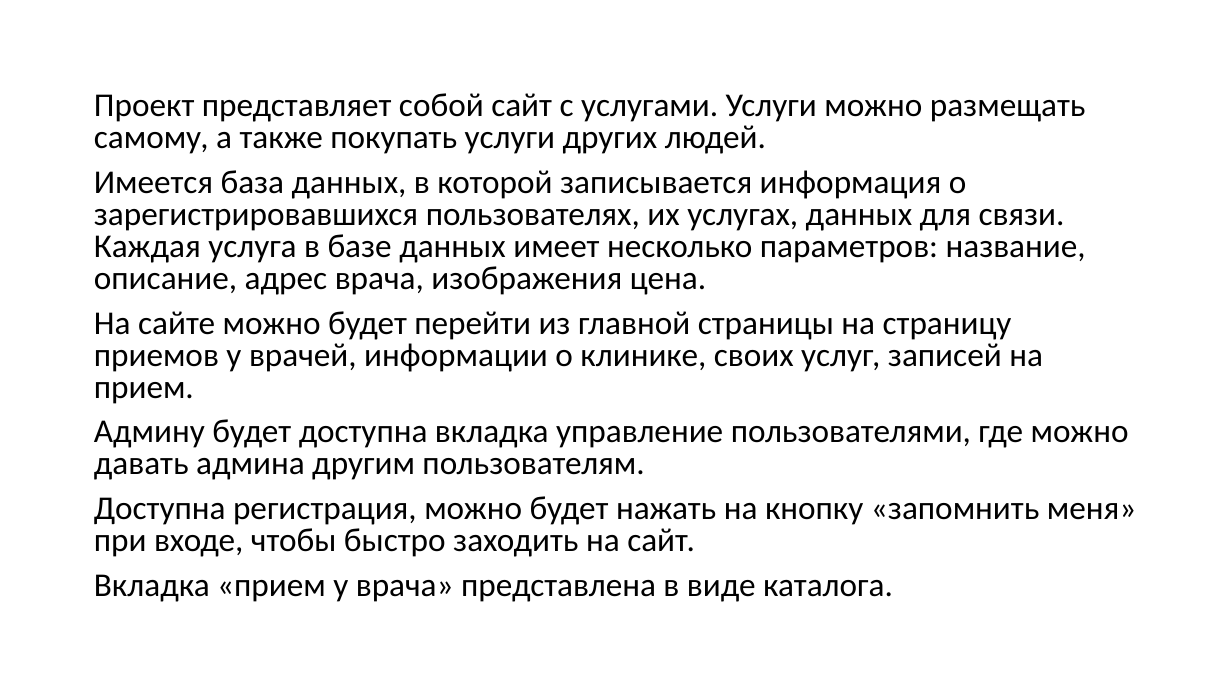
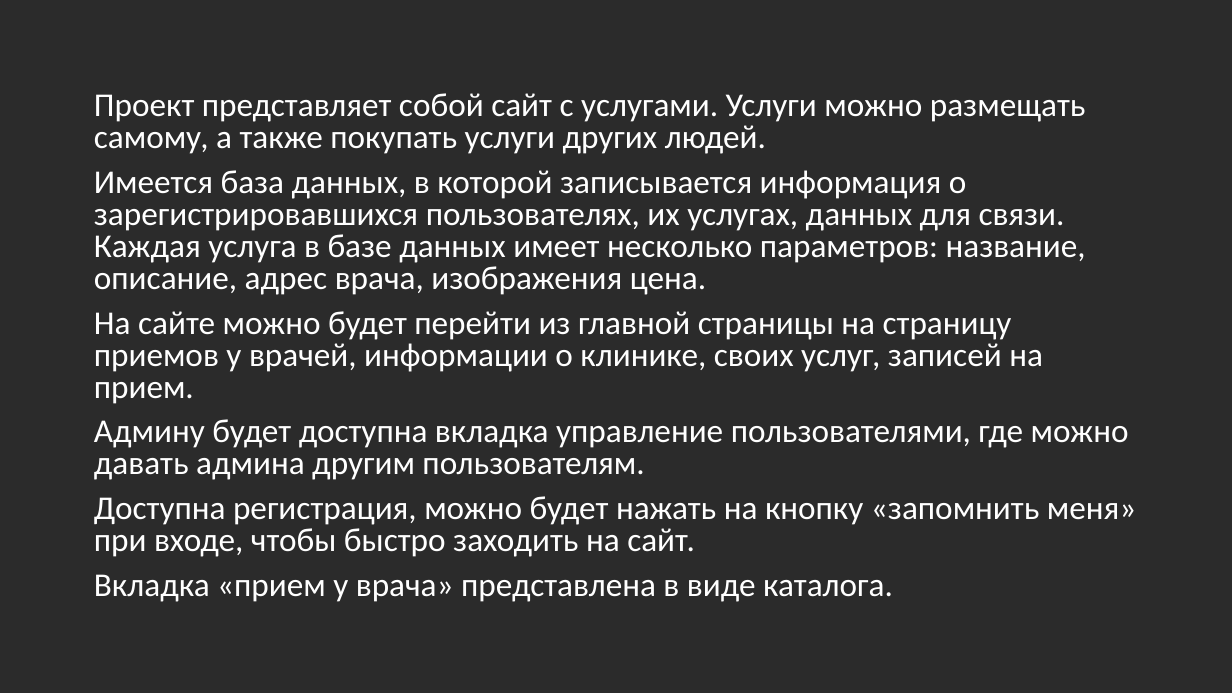
Before and after one commit to sinak000/12334, a slide deck: slide 2 of Презентация.pptx. Drawn at 1232x693 pixels with LibreOffice and Linux fonts; fonts in the diff are those of the drawing; background and template pictures are left out; a plain dark background stands for a picture behind light text. Boxes give left, top, right and bottom in pixels: in the first picture for what was removed or moved away, otherwise in the second. Text is boxed around its words. In the diff, an @@ line names an element or a change of style, - is before the commit and + after.

```diff
--- a/Презентация.pptx
+++ b/Презентация.pptx
@@ background #FFFFFF to picture (left out) @@
@@ text "Проект представляет собой сайт с ..." at [94,93,1137,602]: text colour #000000 to #FFFFFF @@
```
Also in this commit, not shown: 4 other slides changed, 1 slide added, 2 other files.
